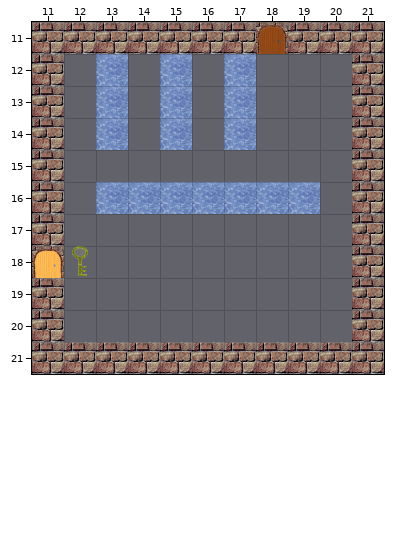
Two versions of a level (Tiled map (JSON), Clockwise/data/map/bottom-right.json). That is the earlier state.
Cells are 32x32 px. Shown: x 11..21, y 11..21.
After the commit:
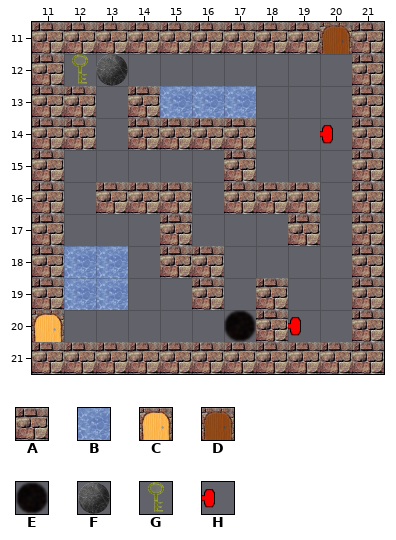
Key: from "tiles": A 0, B 1, C 2, D 3, E 5, F 6, G 9, H 10.
_ is an empty cell.
Tiles of an added or newly shown layer are drawn over the layers below it.
See-through tiles are keyed as they look on the map.
Diff:
{"where": "layer \"Tile Layer 2\" (now hidden)"}
{"y":11,"x":18,"old":"D","new":"_"}
{"y":11,"x":20,"old":"A","new":"_"}
{"y":12,"x":13,"old":"B","new":"_"}
{"y":12,"x":15,"old":"B","new":"_"}
{"y":12,"x":17,"old":"B","new":"_"}
{"y":13,"x":13,"old":"B","new":"_"}
{"y":14,"x":13,"old":"B","new":"_"}
{"y":14,"x":15,"old":"B","new":"_"}
{"y":14,"x":17,"old":"B","new":"_"}
{"y":16,"x":13,"old":"BBBBBBB","new":"_______"}
{"y":18,"x":11,"old":"CG","new":"__"}
{"y":20,"x":11,"old":"A","new":"_"}
{"where": "layer \"Tile Layer 3\" (added)"}
{"y":11,"x":18,"old":"_","new":"A"}
{"y":11,"x":20,"old":"_","new":"D"}
{"y":12,"x":12,"old":"__","new":"GF"}
{"y":13,"x":12,"old":"_","new":"A"}
{"y":13,"x":14,"old":"_","new":"A"}
{"y":13,"x":16,"old":"_","new":"B"}
{"y":14,"x":12,"old":"_","new":"A"}
{"y":14,"x":14,"old":"____","new":"AAAA"}
{"y":14,"x":20,"old":"_","new":"H"}
{"y":15,"x":17,"old":"_","new":"A"}
{"y":16,"x":13,"old":"___","new":"AAA"}
{"y":16,"x":17,"old":"___","new":"AAA"}
{"y":17,"x":15,"old":"_","new":"A"}
{"y":17,"x":19,"old":"_","new":"A"}
{"y":18,"x":11,"old":"___","new":"ABB"}
{"y":18,"x":15,"old":"__","new":"AA"}
{"y":19,"x":12,"old":"__","new":"BB"}
{"y":19,"x":16,"old":"_","new":"A"}
{"y":19,"x":18,"old":"_","new":"A"}
{"y":20,"x":11,"old":"_","new":"C"}
{"y":20,"x":17,"old":"___","new":"EAH"}
{"label":"changed","picture_box":[32,22,320,342]}
{"label":"changed","picture_box":[320,22,352,54]}
{"label":"added","picture_box":[320,125,333,144]}
